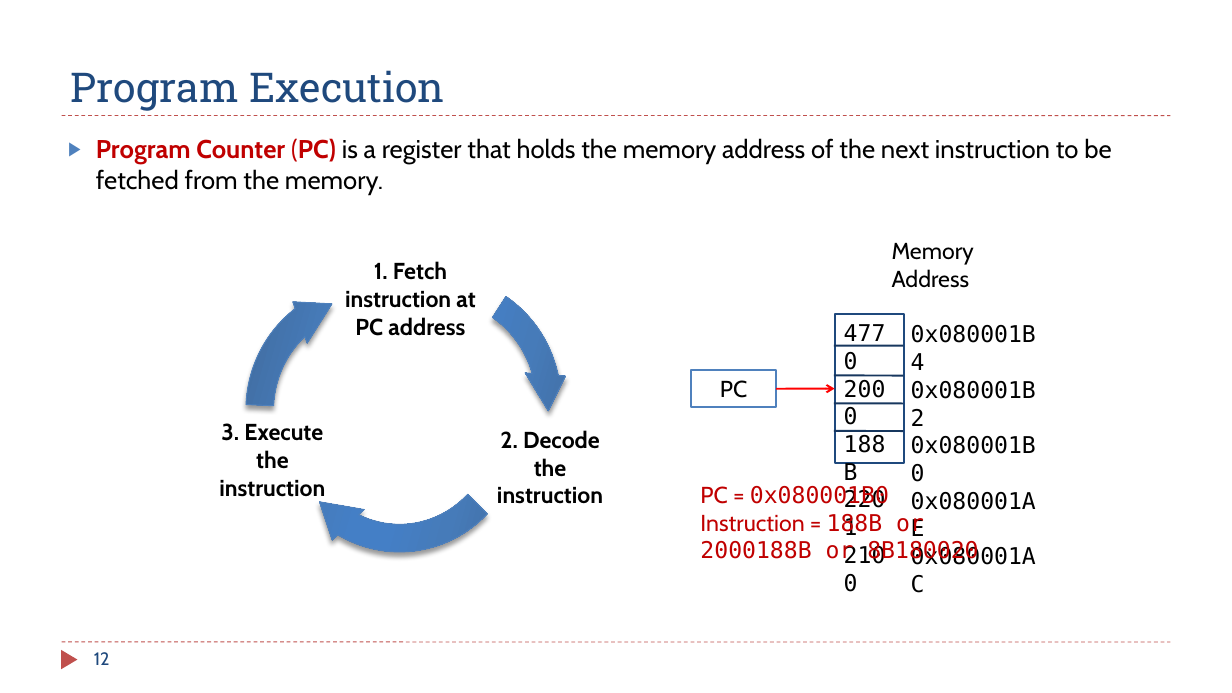
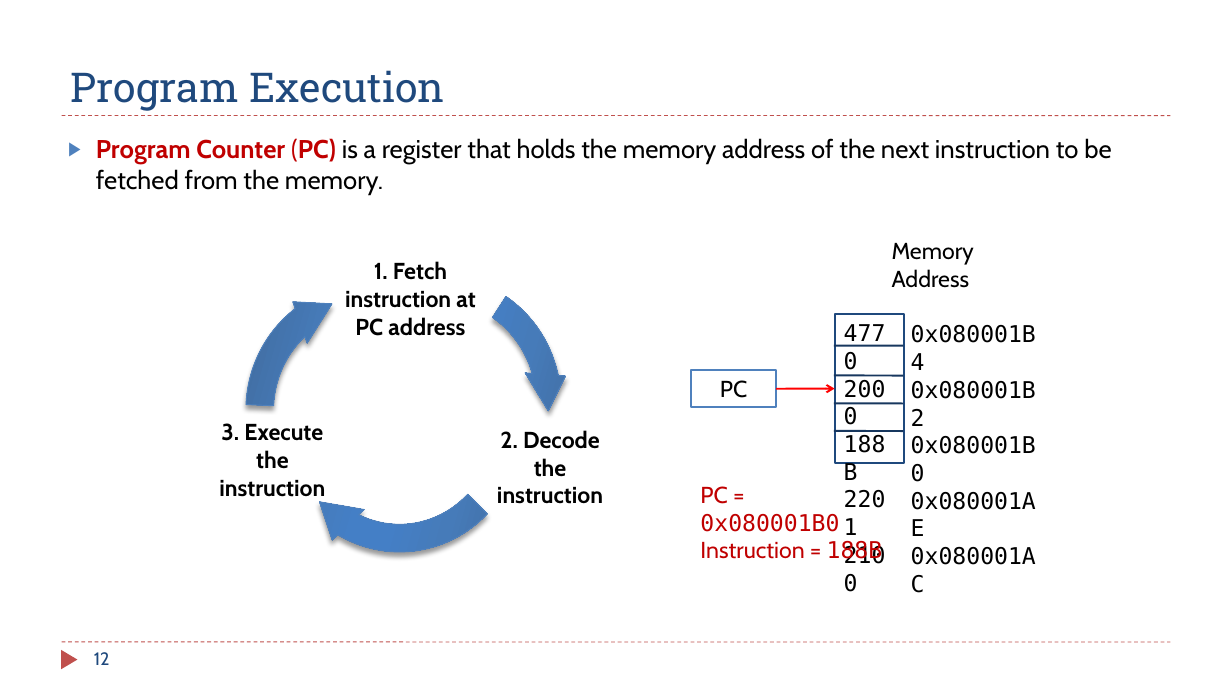
Before and after one commit to guhofstra/CSC111Fa25, a slide deck: slide 12 of PPTs/L0.2 Computer and Assembly Language.pptx. Drawn at 1232x693 pixels with LibreOffice and Linux fonts; fonts in the diff are those of the drawing. Boxes give left, top, right and bottom in pixels: in the first picture for what was removed or moved away, otherwise in the second. Text is boxed around its words. In the diff, an @@ line names an element or a change of style, - is before the commit and + after.

```diff
--- a/PPTs/L0.2 Computer and Assembly Language.pptx
+++ b/PPTs/L0.2 Computer and Assembly Language.pptx
@@ text at (x1=700, y1=542, x2=804, y2=559): text changed; font DejaVu Sans Mono to Cabin @@
-Instruction = 188B or
-2000188B or 8B180020
+Instruction = 188B
```
Also in this commit, not shown: 1 other slide changed, 3 other files.
